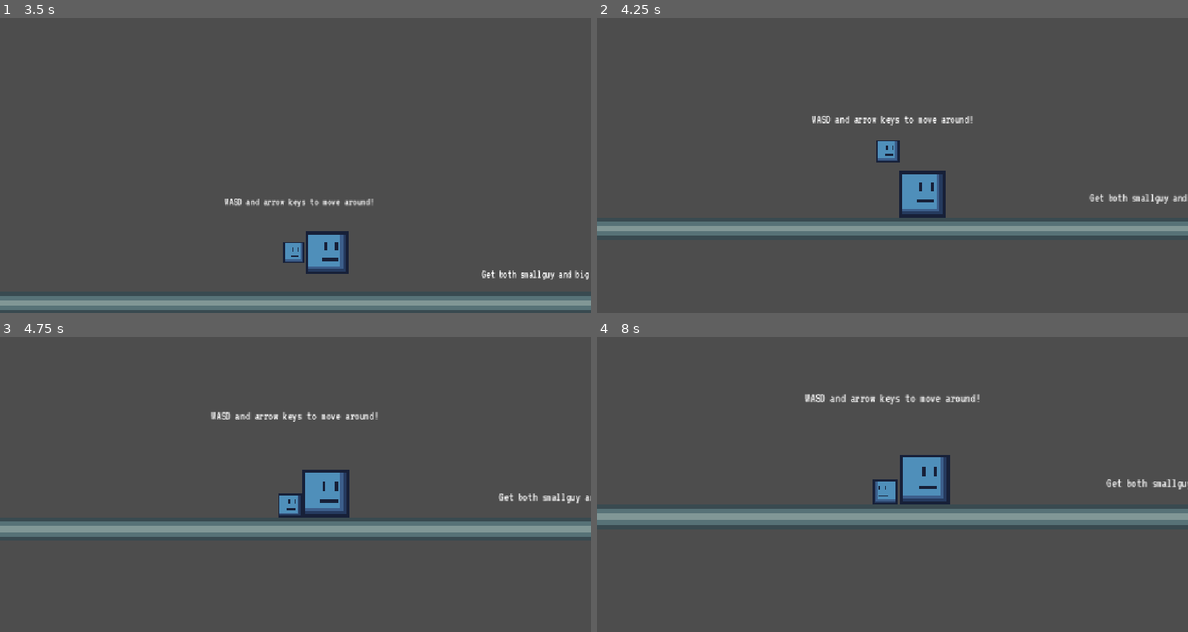
Above: before the commit, frames 1-4 (two rows, left to right).
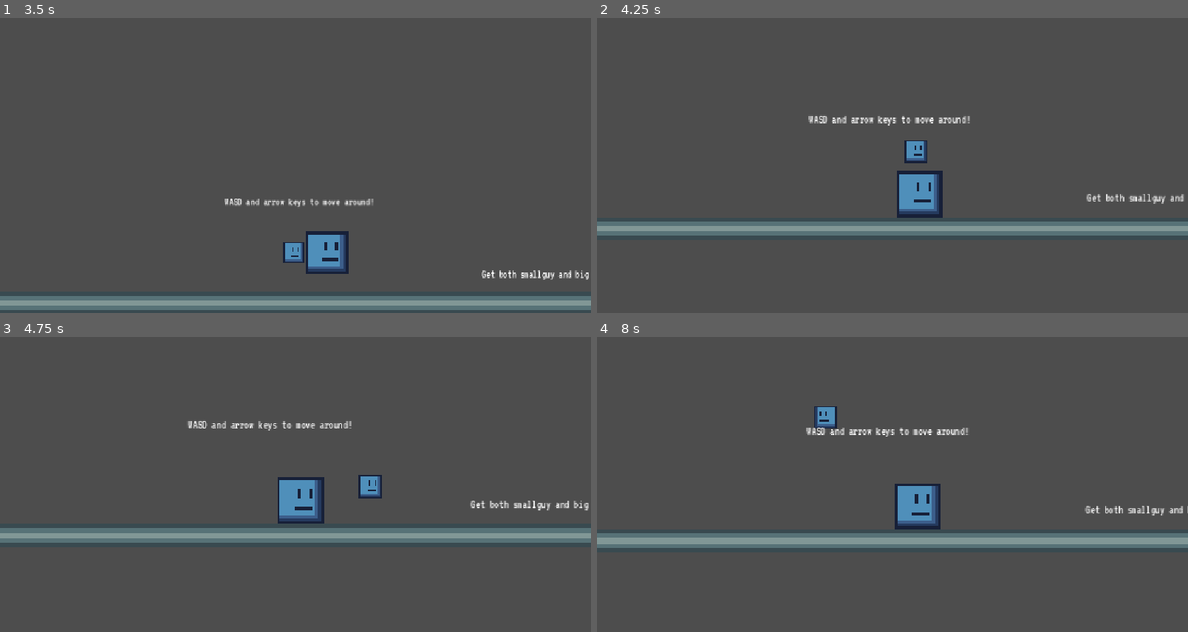
Above: after the commit, the same moments.

Repository: itstntcraft123/small-guy-big-guy
Game: Godot game, scene res://scenes/main_menu.tscn
The game is run twice, just before and just after one commit, with the same random seed, the same clock (stepped at 60 frames per second) and the same inputs.
Inputs (mouse positions are in pixels of both pictures, inside the frame that each line leads up to):
- Up to frame 1 (3.5 s): tap Enter at 0.5 s; move the mouse to (425, 130) at 0.52 s; hold E (interact) 0.53-1.28 s; hold D (small_right) 0.53-2.03 s; click (425, 130) at 0.67 s; tap W (small_jump) at 0.77, 1.52 s; move the mouse to (177, 162) at 1.27 s; tap Alt at 1.35 s; move the mouse to (354, 74) at 2.02 s; hold A (small_left) 2.03-2.75 s; tap Shift at 2.1 s; click "play" at 2.75 s
- Up to frame 2 (4.25 s): move the mouse to (862, 212) at 3.52 s; hold D (small_right) from 3.53 s (still down); tap E (interact) at 3.6 s; click (862, 212) at 3.67 s; tap W (small_jump) at 3.77 s
- Up to frame 3 (4.75 s): keep holding D (small_right); move the mouse to (472, 516) at 4.27 s; tap Alt at 4.35 s; tap W (small_jump) at 4.52 s
- Up to frame 4 (8 s): move the mouse to (715, 416) at 5.02 s; release D (small_right) at 5.03 s; hold A (small_left) 5.03-5.78 s; tap Shift at 5.1, 7.35 s; tap W (small_jump) at 5.27, 6.77, 7.52 s; move the mouse to (922, 466) at 5.77 s; hold D (small_right) 5.78-6.53 s; hold E (interact) 5.78-6.53 s; click (922, 466) at 5.92 s; move the mouse to (803, 384) at 6.52 s; hold A (small_left) from 6.53 s (still down); tap Alt at 6.6 s; move the mouse to (1022, 449) at 7.27 s

Frame 1 is identical in both runs. In frame 2, 1.8% of the frame differs, in the area x 35-100%, y 33-68%; in frame 3, 10%; in frame 4, 14%, in the area x 0-100%, y 19-72%.

Commit message:
don't run dpad if mobile controls are off

Diff:
--- a/scripts/dpad.gd
+++ b/scripts/dpad.gd
@@ -3,6 +3,8 @@
 @export var prefix := "small"
 
 func _process(_delta: float) -> void:
+	if not Settings.touch_controls:
+		return
 	check_input($Left, "_left")
 	check_input($Up, "_jump")
 	check_input($Right, "_right")
@@ -14,5 +16,4 @@
 				return
 			Input.action_press(prefix + suffix)
 			return
-	if Input.is_action_pressed(prefix + suffix):
-		Input.action_release(prefix + suffix)
+	Input.action_release(prefix + suffix)
